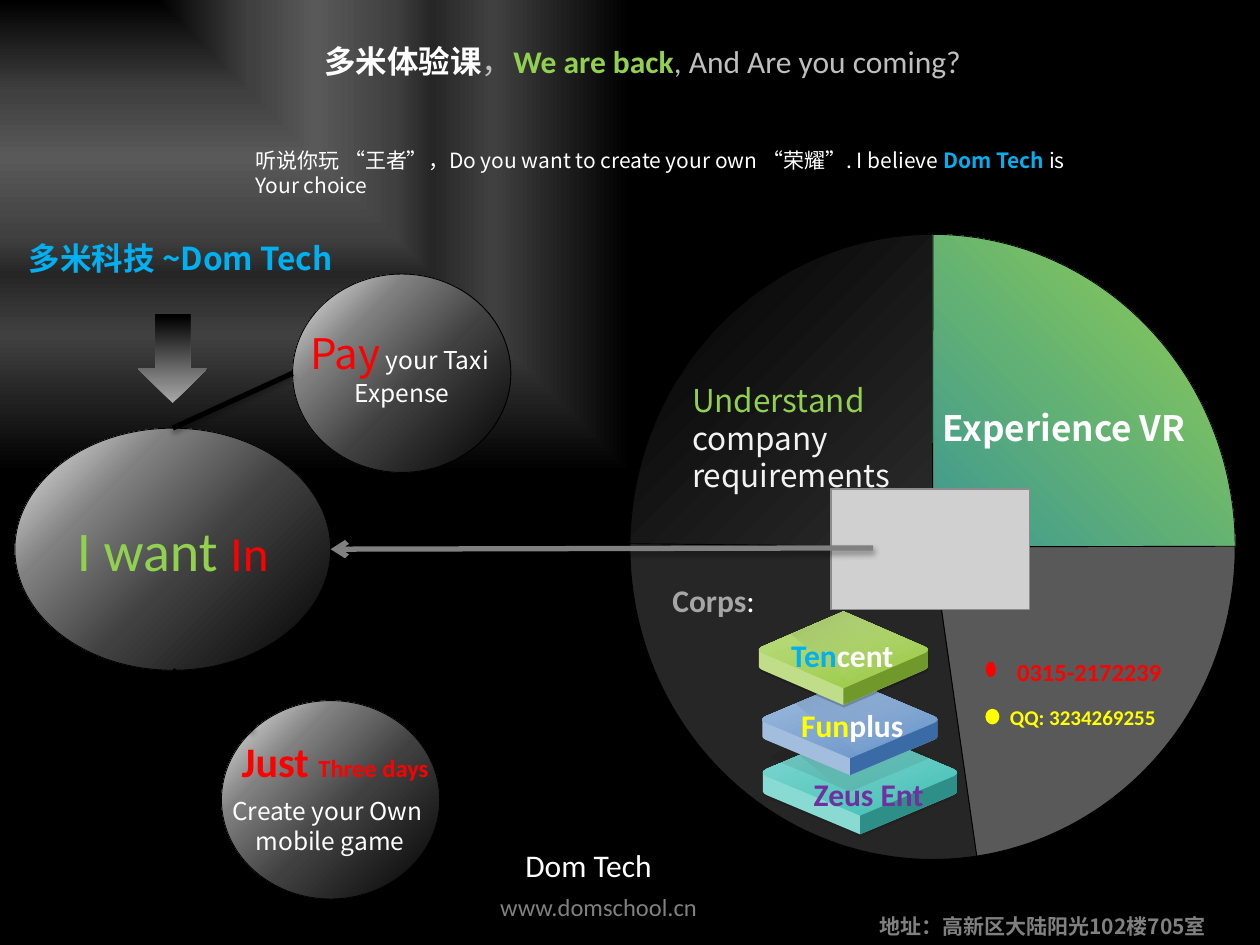
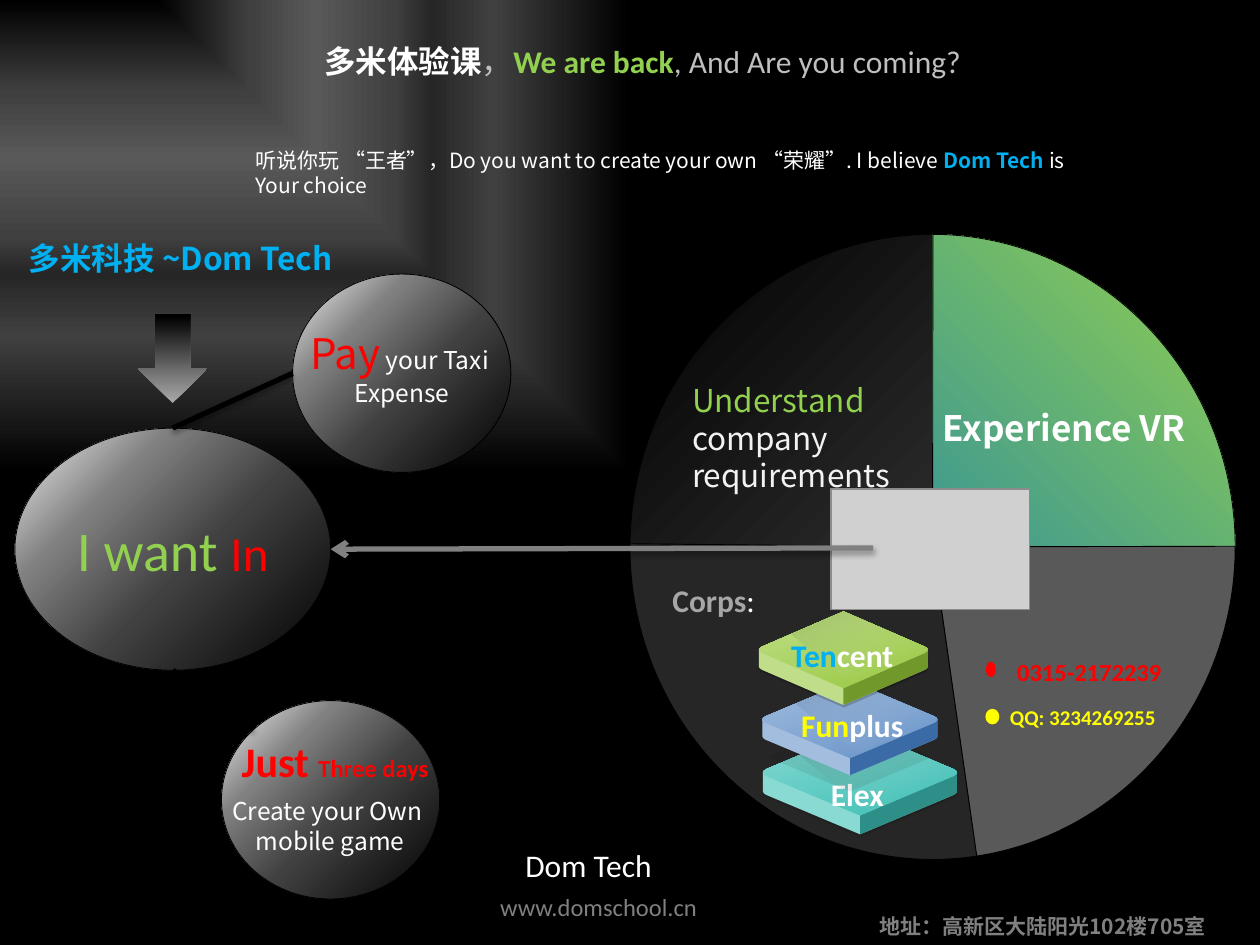
Before and after one commit to domtech/WorkFlow, a slide deck: slide 1 of dom 宣传页.pptx. Drawn at 1260x945 pixels with LibreOffice and Linux fonts; fonts in the diff are those of the drawing; grey boxes stand for pictures. Boxes give left, top, right and bottom in pixels: in the first picture for what was removed or moved away, otherwise in the second. Text is boxed around its words. In the diff, an @@ line names an element or a change of style, - is before the commit and + after.

```diff
--- a/dom 宣传页.pptx
+++ b/dom 宣传页.pptx
@@ text at (831, 784, 884, 814): text changed; text colour #7030A0 to #FFFFFF @@
-Zeus Ent
+Elex
```
Also in this commit, not shown: 1 other slide changed.
